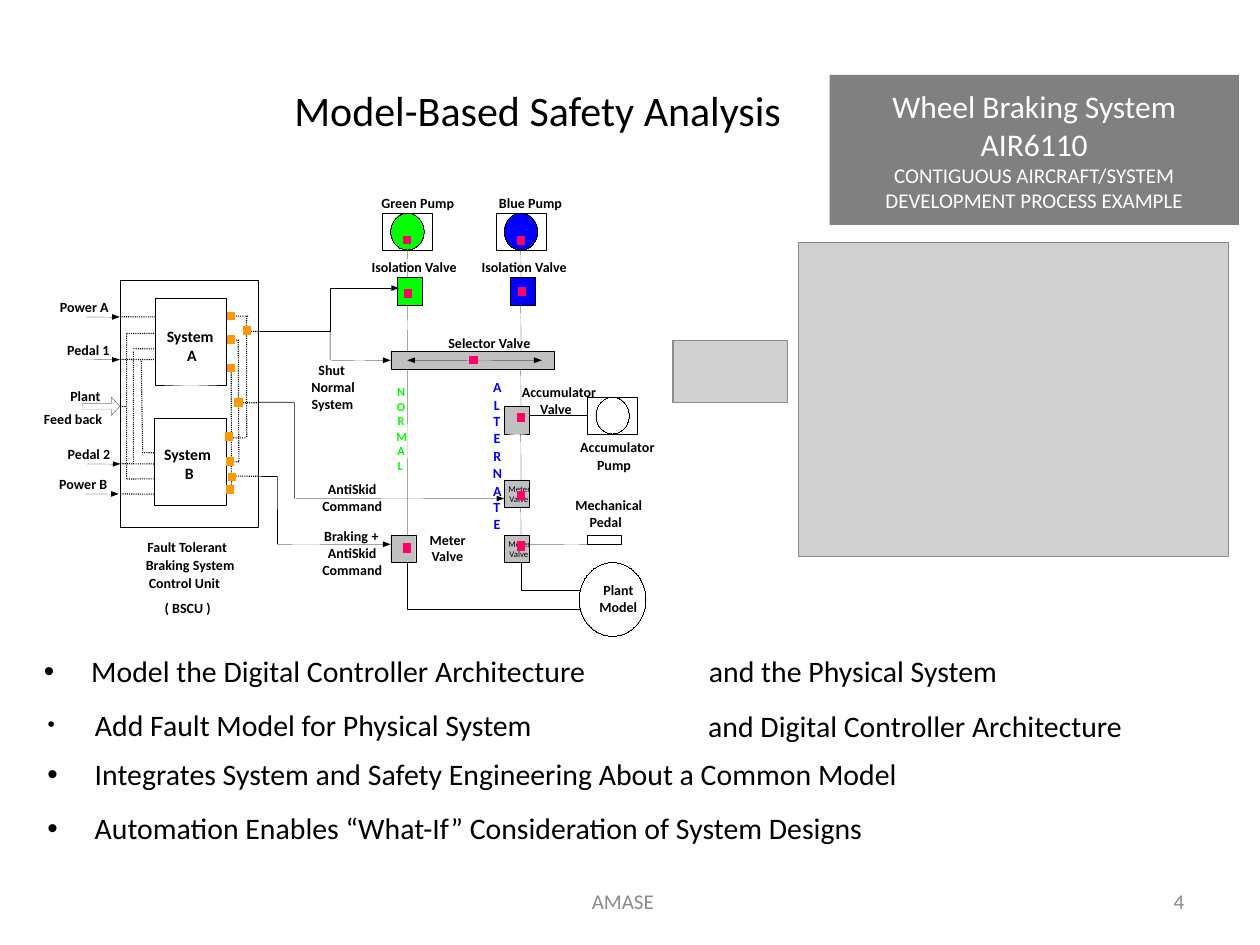
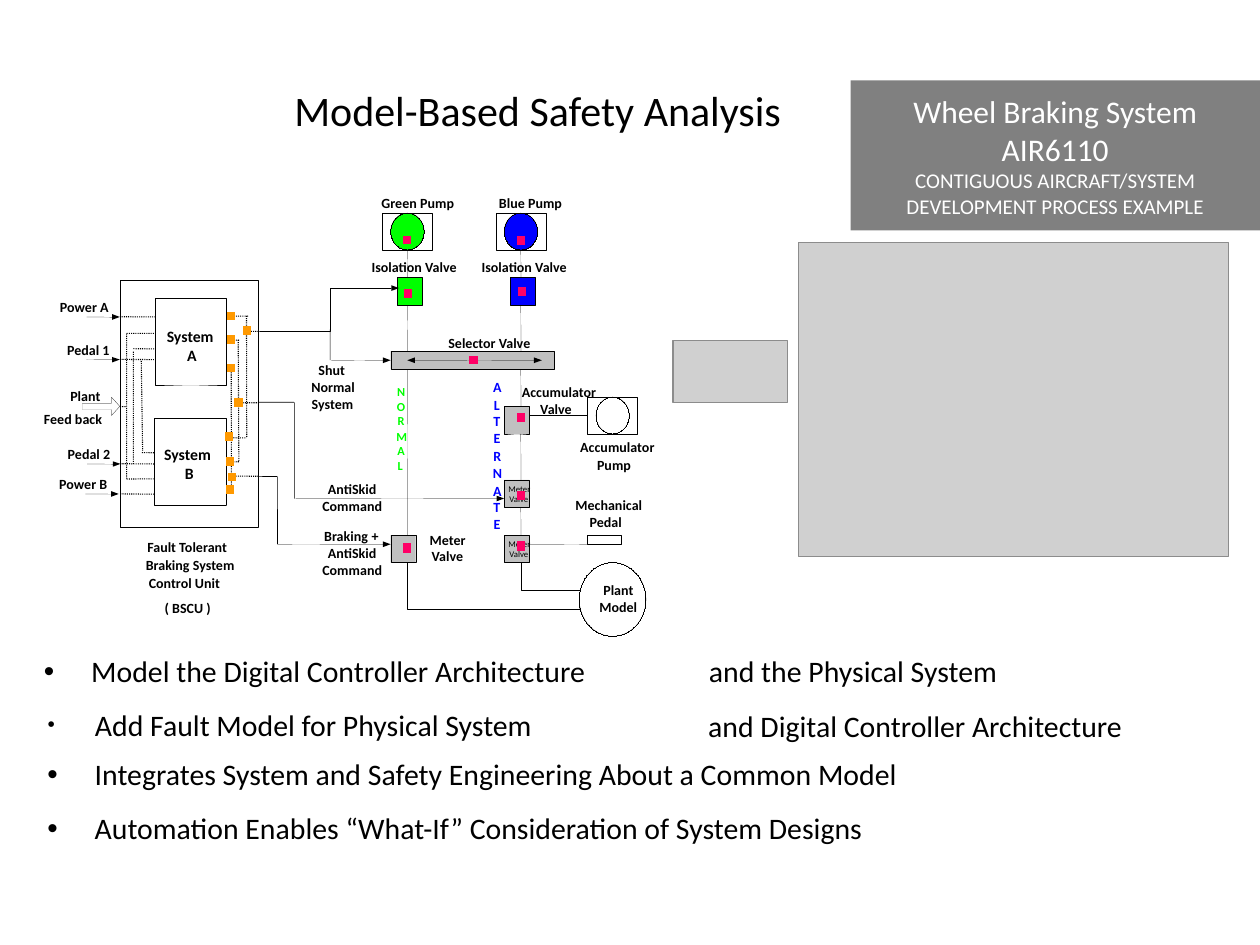
Before and after one commit to dkstewart/Presentations, a slide deck: slide 4 of nasa_year_end_review_2018.pptx. Drawn at 1260x945 pixels with LibreOffice and Linux fonts; fonts in the diff are those of the drawing; grey boxes stand for pictures. Boxes give left, top, right and bottom in pixels: in the first picture for what was removed or moved away, otherwise in the second. Text is boxed around its words. In the diff, an @@ line names an element or a change of style, - is before the commit and + after.

```diff
--- a/nasa_year_end_review_2018.pptx
+++ b/nasa_year_end_review_2018.pptx
@@ rectangle "Wheel Braking System": place and size @@
-rectangle "Wheel Braking System" at [829,74,1239,224]
+rectangle "Wheel Braking System" at [850,81,1260,231]
@@ text removed at [592,895,654,909] @@
-AMASE
@@ page number removed at [1174,895,1185,909] @@
-4
```
Also in this commit, not shown: 11 other slides changed, 28 slides added, 36 slides removed.
